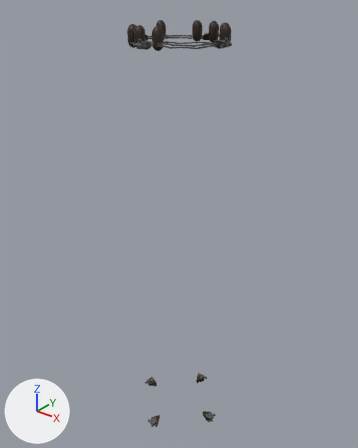
A saved change to the FBX model KSPPartsUnity/Assets/PARTS/Uranus-Booster/RCS/ksprocket.fbx.
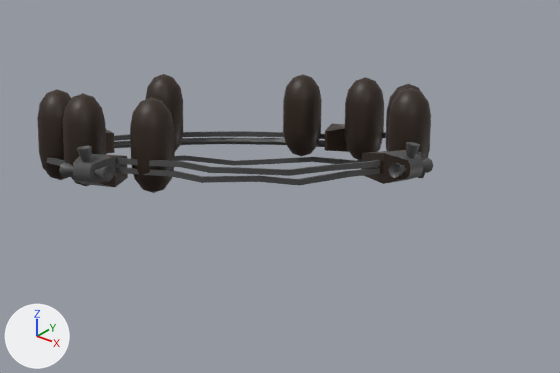
The first picture shows the older version from a 50 mm camera at (25.6, -32.0, 17.0) aimed at (-0.6, 0.7, -3.2). The close-ups show both versions on the part from 33% to 74% of the width and 0% to 22% of the height of that picture; other places that the commit changed are outside them. Arrows for +X, +Y and +Z are at lower left; the lights stay in place.

Before the edit, the objects in view are built like this:
```python
me_cube_128 = bpy.data.meshes.new('Cube.128')
me_cube_128.from_pydata(...)  # 2475 vertices, 2362 faces; spans x -4.6..4.6, y -4.6..4.6, z -24.6..14.3
me_cube_128.materials.append(mat_uom_booster_bits)  # picture img_uom_booster_bits_png
ob_rcsmounts_001 = bpy.data.objects.new('rcsmounts.001', me_cube_128)
ob_rcsmounts_001.location = (0.0, 0.0, 0.0)
```
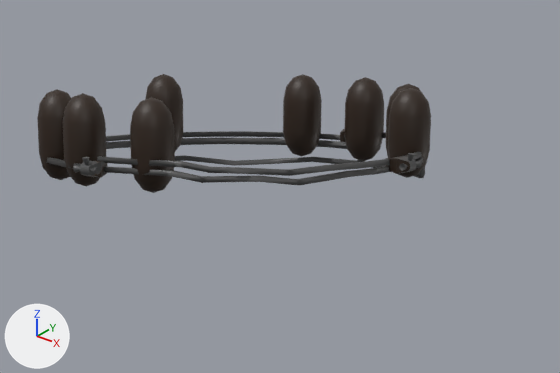
The change, as a list of edits to the scene's bpy script:
```text
Change me_cube_128:
    used by ob_rcsmounts_001; location = (0.0, 0.0, 0.0)
    remove me_cube_128.from_pydata(...)  # 2475 vertices, 2362 faces; spans x -4.6..4.6, y -4.6..4.6, z -24.6..14.3
    add me_cube_128.from_pydata(...)  # 2475 vertices, 2362 faces; spans x -4.5..4.5, y -4.5..4.5, z -24.4..14.3
    me_cube_128 part 1: the loose piece of 20 vertices spanning x 3.3..4.5, y -0.4..0.4, z 12.8..13.3 is scaled about its middle by 0.5, then moved by (0.2, 0.0, 0.0)
    me_cube_128 part 2: the loose piece of 20 vertices spanning x -0.4..0.4, y 3.3..4.5, z 12.8..13.3 is scaled about its middle by 0.5, then moved by (0.0, 0.2, 0.0)
    me_cube_128 part 3: the loose piece of 20 vertices spanning x -4.5..-3.3, y -0.4..0.4, z 12.8..13.3 is scaled about its middle by 0.5, then moved by (-0.2, 0.0, 0.0)
    me_cube_128 part 4: the loose piece of 20 vertices spanning x -0.4..0.4, y -4.5..-3.3, z 12.8..13.3 is scaled about its middle by 0.5, then moved by (0.0, -0.2, 0.0)
    me_cube_128 part 5: the loose piece of 49 vertices spanning x 4.3..4.6, y 0.2..0.6, z 12.9..13.2 is moved by (0.0, -0.2, 0.0)
    me_cube_128 part 6: the loose piece of 49 vertices spanning x 4.3..4.6, y -0.6..-0.2, z 12.9..13.2 is moved by (0.0, 0.2, 0.0)
    me_cube_128 part 7: the loose piece of 49 vertices spanning x 4.3..4.6, y -0.1..0.1, z 13.1..13.5 is moved by (0.0, 0.0, -0.1)
    me_cube_128 part 8: 203 of 2475 vertices moved; they spanned x -4.6..0.6, y -4.6..0.6, z 12.9..13.5 and now span x -4.5..0.3, y -4.5..0.3, z 13.0..13.3; mean shift (0.0, 0.0, 0.0); largest move (0.6, -4.4, 12.9) -> (0.3, -4.4, 13.0)
    me_cube_128 part 9: edges marked sharp go from 1057 to 647
```

What differs and where, as boxes [x1, y1, x2, y2] in the close-ups (560 x 373 px; the box of a moved part takes in the faces that stretch with it):
'rcsmounts.001', reshaped: before [37, 74, 433, 193]; after [37, 74, 431, 193]
part 1 of me_cube_128, moved or reshaped: before [361, 150, 423, 184]; after [385, 157, 416, 174]
part 2 of me_cube_128, moved or reshaped: before [325, 123, 349, 152]; after [340, 129, 345, 142]
part 3 of me_cube_128, moved or reshaped (not visible afterwards): before [106, 129, 115, 154]
part 4 of me_cube_128, moved or reshaped: before [73, 154, 128, 187]; after [80, 161, 107, 178]
part 5 of me_cube_128, moved or reshaped: before [422, 158, 433, 173]; after [416, 161, 421, 168]
part 6 of me_cube_128, moved or reshaped: before [388, 163, 406, 178]; after [399, 163, 408, 171]
part 7 of me_cube_128, moved or reshaped: before [406, 142, 420, 159]; after [408, 153, 415, 161]
part 8 of me_cube_128, moved or reshaped: before [59, 146, 114, 182]; after [73, 157, 100, 175]
part 9 of me_cube_128, shading changed: [37, 74, 431, 193] in both
